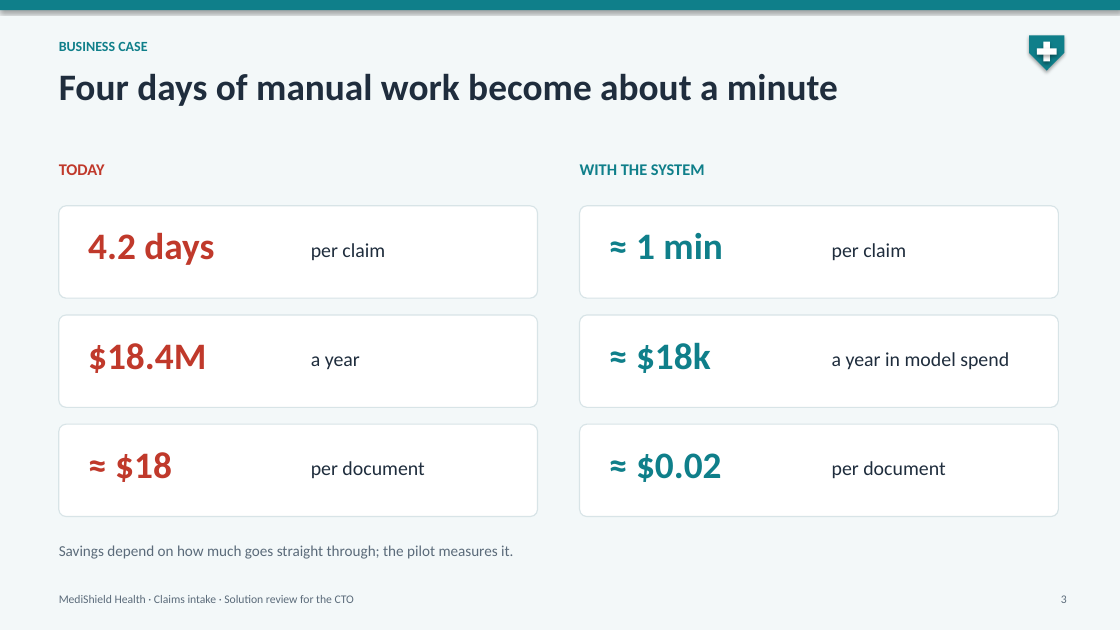
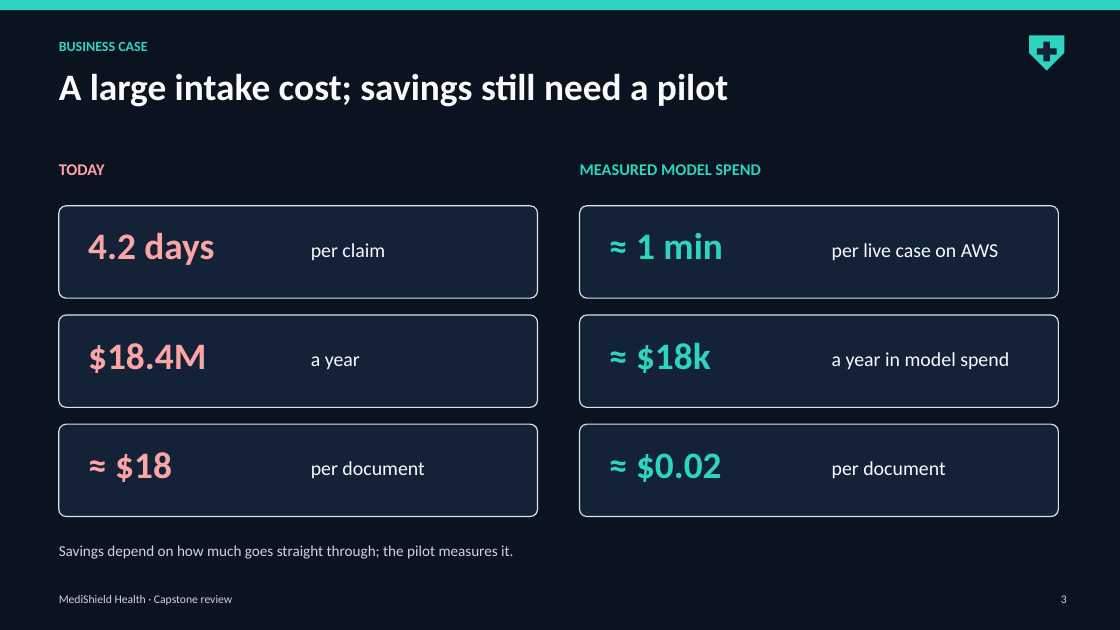
Before and after one commit to raghav010126/Capstone, a slide deck: slide 3 of docs/MediShield_capstone.pptx. Drawn at 1120x630 pixels with LibreOffice and Linux fonts; fonts in the diff are those of the drawing. Boxes give left, top, right and bottom in pixels: in the first picture for what was removed or moved away, otherwise in the second. Text is boxed around its words. In the diff, an @@ line names an element or a change of style, - is before the commit and + after.

```diff
--- a/docs/MediShield_capstone.pptx
+++ b/docs/MediShield_capstone.pptx
@@ background #F3F8F9 to #0B1220 @@
@@ rectangle at <box>0,0,1120,10</box>: fill #0F7F8A to #2DD4BF; shadow off @@
@@ pentagon arrow at <box>1029,35,1065,71</box>: fill #0F7F8A to #2DD4BF; shadow off @@
@@ rectangle at <box>1037,49,1057,55</box>: fill #FFFFFF to #142238; shadow off @@
@@ rectangle at <box>1044,42,1050,62</box>: fill #FFFFFF to #142238; shadow off @@
@@ text at <box>59,73,728,107</box>: text changed; text colour #1F2D3D to #F8FAFC @@
-Four days of manual work become about a minute
+A large intake cost; savings still need a pilot
@@ text at <box>580,164,760,175</box>: text changed; text colour #0F7F8A to #2DD4BF @@
-WITH THE SYSTEM
+MEASURED MODEL SPEND
@@ text at <box>832,243,998,261</box>: text changed; text colour #1F2D3D to #F8FAFC @@
-per claim
+per live case on AWS
@@ text colour #C0392B to #FCA5A5 in 4 elements at <box>59,164,105,175</box>, <box>88,232,214,265</box>, <box>88,343,206,373</box>, <box>115,452,172,482</box> @@
@@ fill #FFFFFF to #142238 in 6 elements at <box>59,206,538,298</box>, <box>59,315,538,408</box>, <box>59,424,538,517</box>, <box>580,206,1059,298</box>, <box>580,315,1059,408</box>, <box>580,424,1059,517</box> @@
@@ text colour #0F7F8A to #2DD4BF in 4 elements at <box>59,42,147,51</box>, <box>636,233,723,259</box>, <box>636,343,711,373</box>, <box>636,453,722,482</box> @@
@@ text colour #1F2D3D to #F8FAFC in 5 elements at <box>311,243,385,260</box>, <box>311,356,360,370</box>, <box>311,461,424,478</box>, <box>832,352,1009,370</box>, <box>832,461,945,479</box> @@
@@ text "Savings depend on how much ..." at <box>59,545,513,559</box>: text colour #5B6B7A to #CBD5E1 @@
@@ text at <box>59,595,233,605</box>: text changed; text colour #5B6B7A to #CBD5E1 @@
-MediShield Health · Claims intake · Solution review for the CTO
+MediShield Health · Capstone review
@@ text "3" at <box>1061,595,1067,603</box>: text colour #5B6B7A to #CBD5E1 @@
```
Also in this commit, not shown: 9 other slides changed, 2 slides added, 2 slides removed, 15 other files.
